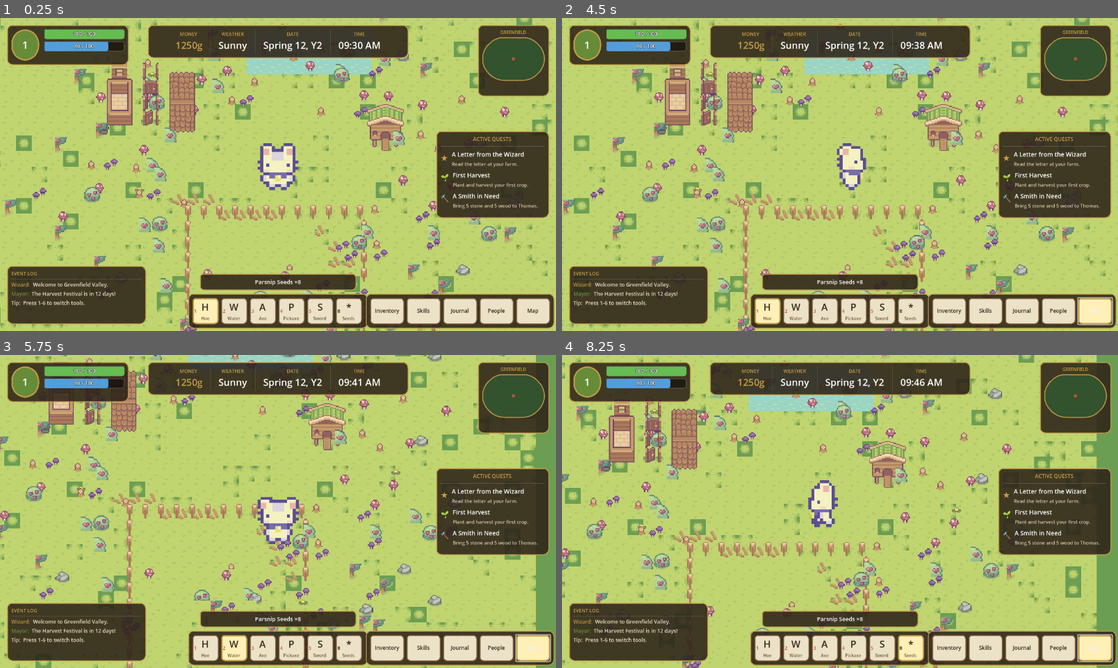
Above: before the commit, frames 1-4 (two rows, left to right).
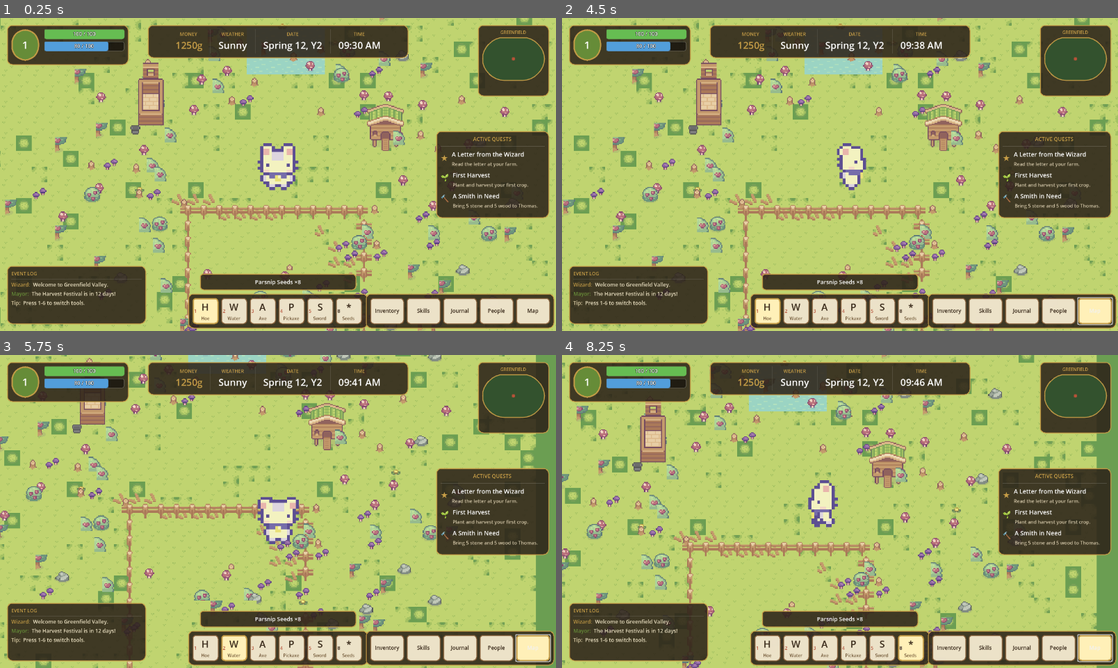
Above: after the commit, the same moments.

Repository: communityorg-discord/harvest-horizons
Game: Godot game, scene res://scenes/main.tscn
Same seed, same stepped clock (60 frames per second), same inputs: the game is played once before the commit and once after it.
Inputs:
- Up to frame 1 (0.25 s): no input
- Up to frame 2 (4.5 s): click "Inventory" at 0.5 s; click "Skills" at 1.25 s; click "Journal" at 2 s; click "People" at 2.75 s; click "Map" at 3.5 s; tap Enter at 4.25 s; hold D (move_right) from 4.28 s (still down); hold 1 (hotbar_1) from 4.28 s (still down)
- Up to frame 3 (5.75 s): release D (move_right) at 5.03 s; release 1 (hotbar_1) at 5.03 s; hold S (move_down) from 5.03 s (still down); tap 2 (hotbar_2) at 5.1 s
- Up to frame 4 (8.25 s): release S (move_down) at 5.78 s; hold D (move_right) 5.78-6.53 s; hold 3 (hotbar_3) 5.78-6.53 s; hold W (move_up) 6.53-7.28 s; tap 4 (hotbar_4) at 6.6 s; hold 5 (hotbar_5) 7.28-8.03 s; hold A (move_left) from 7.28 s (still down); tap 6 (hotbar_6) at 8.1 s

The runs differ from the first frame. In frame 1, 3.3% of the frame differs, in the area x 18-67%, y 12-83%; in frame 2, 3.3%; in frame 3, 1.8%; in frame 4, 3.3%, in the area x 7-57%, y 12-82%.

Commit message:
Fix cottage/water/fence sprites — they were tilesheets
- Cottage: cropped Wooden House tilesheet to just the left 48x80 facade
  (the source PNG is parts-on-a-grid, not a finished house)
- Water: cropped to first 16x16 frame of the 64x16 animation strip
  (was rendering the whole strip per pond cell)
- Fence: pulled the right pieces from the master sheet —
  fence_top + fence_bottom for top/bottom edges,
  fence_left + fence_right for the side rails

Co-Authored-By: Claude Opus 4.7 <noreply@anthropic.com>

Diff:
--- a/scripts/main.gd
+++ b/scripts/main.gd
@@ -73,9 +73,9 @@
 # Cottage — 112×80 sprite
 
 func _build_cottage(pos: Vector2) -> void:
+	# cottage.png is now the cropped facade only (48×80). Anchor by base.
 	var s := _place(SPR + "objects/cottage.png", pos, false)
-	# anchor by approximate base of building so y-sort lines up
-	s.offset = Vector2(-56, -64)
+	s.offset = Vector2(-24, -64)
 
 func _build_chicken_house(pos: Vector2) -> void:
 	var s := _place(SPR + "objects/chicken_house.png", pos, false)
@@ -85,25 +85,23 @@
 # Fence around the farm patch (rough rectangle, gap on the right for a path)
 
 func _build_fence_around_farm() -> void:
-	# Farm patch in pixel coords
 	var x_min := -100
 	var x_max := 80
 	var y_min := 30
 	var y_max := 200
 	var step := TILE
-	# Top + bottom
+	# Top + bottom rows (horizontal fences with rails)
 	var x := x_min
 	while x <= x_max:
-		_place(SPR + "tiles/fence_h.png", Vector2(x, y_min), false)
-		_place(SPR + "tiles/fence_h.png", Vector2(x, y_max), false)
+		_place(SPR + "tiles/fence_top.png",    Vector2(x, y_min), false)
+		_place(SPR + "tiles/fence_bottom.png", Vector2(x, y_max), false)
 		x += step
-	# Sides
+	# Left + right vertical sides (with gap on right for the path)
 	var y := y_min + step
 	while y < y_max:
-		_place(SPR + "tiles/fence_v.png", Vector2(x_min, y), false)
-		# Skip a few rows on the right side to leave a path gap
+		_place(SPR + "tiles/fence_left.png", Vector2(x_min, y), false)
 		if y < 100 or y > 140:
-			_place(SPR + "tiles/fence_v.png", Vector2(x_max, y), false)
+			_place(SPR + "tiles/fence_right.png", Vector2(x_max, y), false)
 		y += step
 
 # ────────────────────────────────────────────────────────────────────────────
Binary file changed: assets/sprites/objects/cottage.png
Binary file added: assets/sprites/tiles/fence_bottom.png
Not shown, added: assets/sprites/tiles/fence_bottom.png.import
Binary file added: assets/sprites/tiles/fence_left.png
Not shown, added: assets/sprites/tiles/fence_left.png.import
Binary file added: assets/sprites/tiles/fence_mid.png
Not shown, added: assets/sprites/tiles/fence_mid.png.import
Binary file added: assets/sprites/tiles/fence_right.png
Not shown, added: assets/sprites/tiles/fence_right.png.import
Binary file added: assets/sprites/tiles/fence_top.png
Not shown, added: assets/sprites/tiles/fence_top.png.import
Binary file added: assets/sprites/tiles/roof_tiles.png
(and 4 more such lines)
